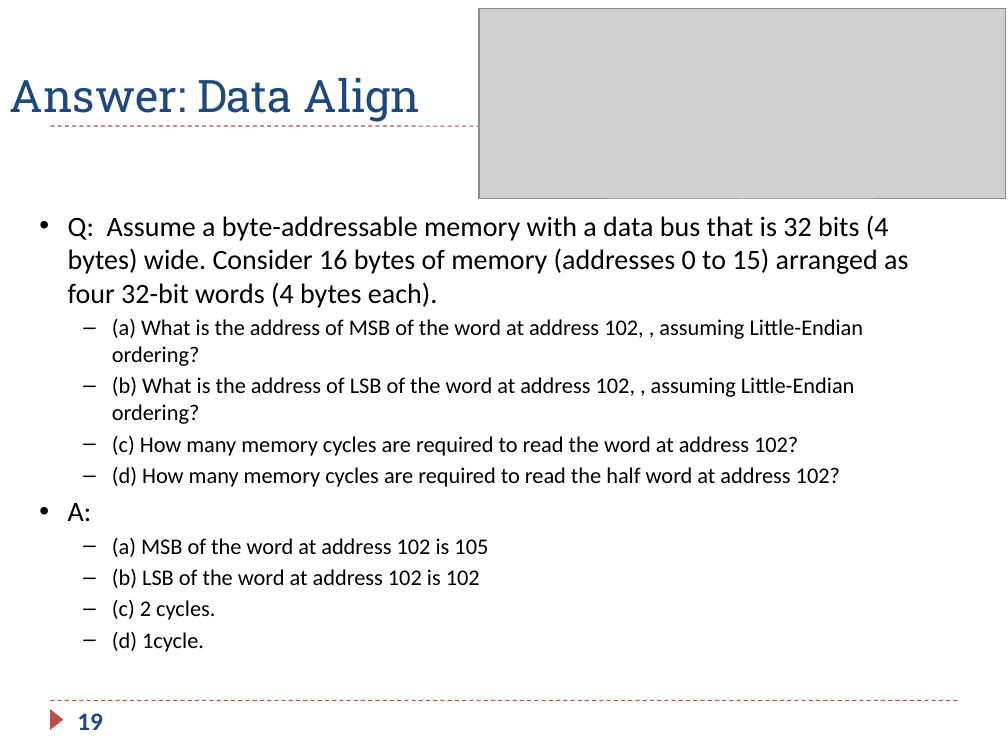
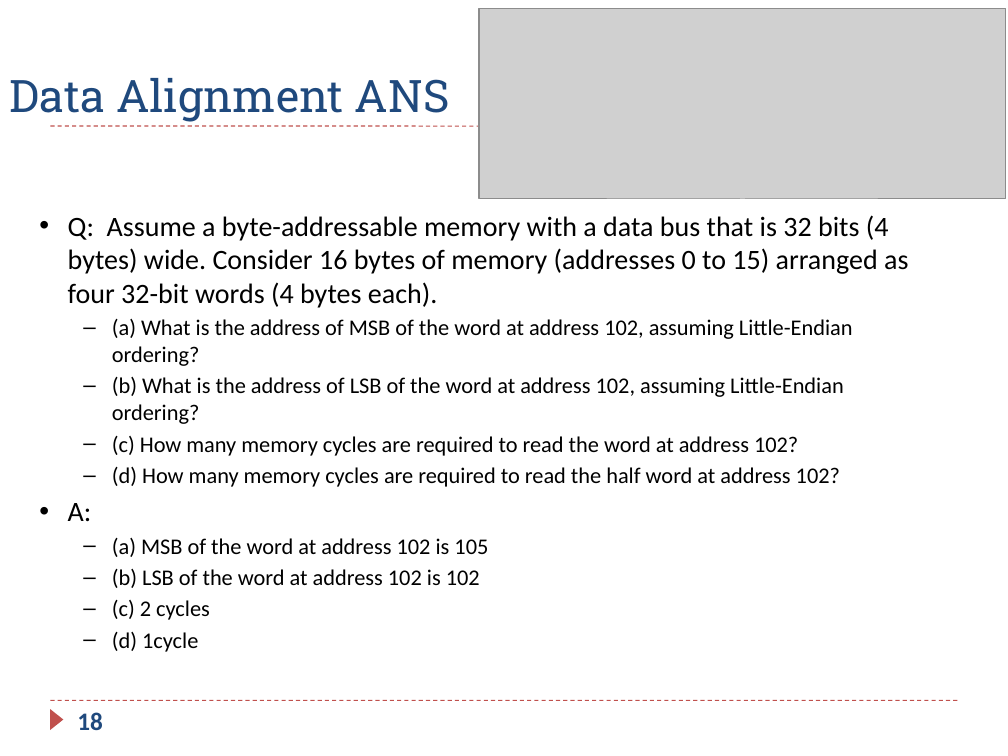
Before and after one commit to guhofstra/CSC111Fa25, a slide deck: slide 18 of PPTs/Ch5_ARM_Load_Store_Exercises_ANS.pptx (slide 19 before the commit). Drawn at 1008x756 pixels with LibreOffice and Linux fonts; fonts in the diff are those of the drawing; grey boxes stand for pictures. Boxes give left, top, right and bottom in pixels: in the first picture for what was removed or moved away, otherwise in the second. Text is boxed around its words. In the diff, an @@ line names an element or a change of style, - is before the commit and + after.

```diff
--- a/PPTs/Ch5_ARM_Load_Store_Exercises_ANS.pptx
+++ b/PPTs/Ch5_ARM_Load_Store_Exercises_ANS.pptx
@@ title at (10,78,450,122): text changed @@
-Answer: Data Align
+Data Alignment ANS
@@ text at (112,319,853,424): text changed @@
-  – (a) What is the address of MSB of the word at address 102, , assuming Little-Endian ordering?
-  – (b) What is the address of LSB of the word at address 102, , assuming Little-Endian ordering?
+  – (a) What is the address of MSB of the word at address 102, assuming Little-Endian ordering?
+  – (b) What is the address of LSB of the word at address 102, assuming Little-Endian ordering?
@@ text at (112,600,210,652): text changed @@
-  – (c) 2 cycles.
-  – (d) 1cycle.
+  – (c) 2 cycles
+  – (d) 1cycle
@@ page number at (77,712,103,730): text changed @@
-19
+18
```
Also in this commit, not shown: 22 other slides changed, 3 slides added, 1 slide removed, 3 other files.
